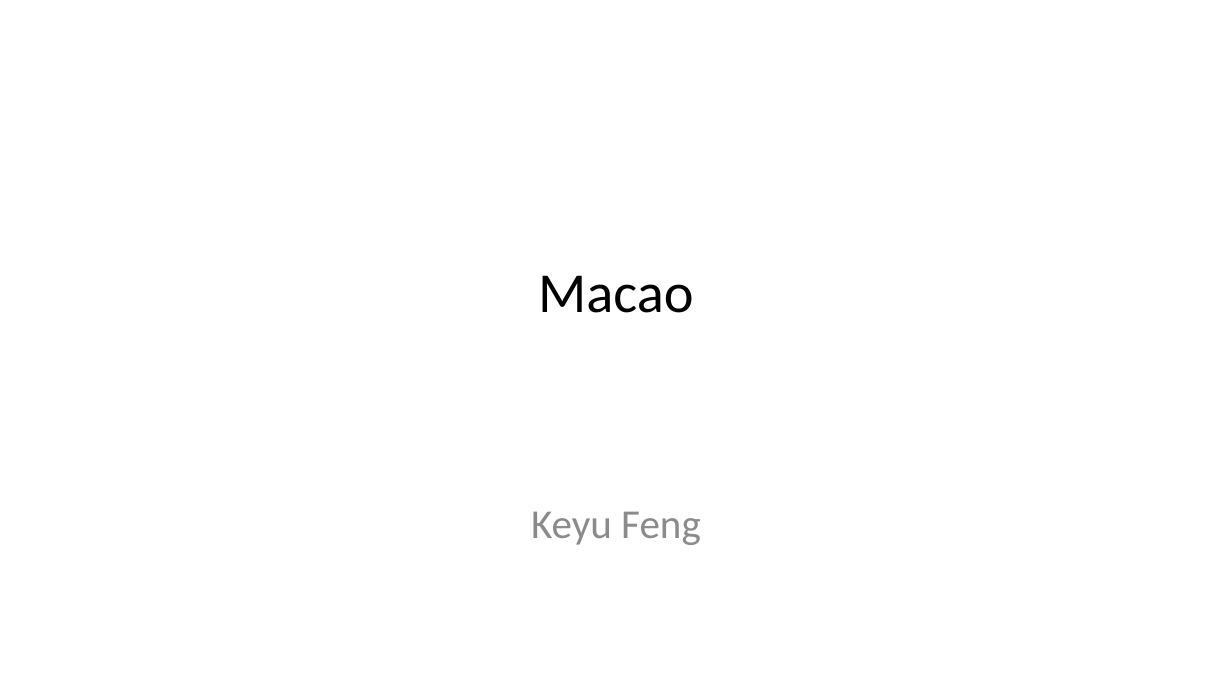
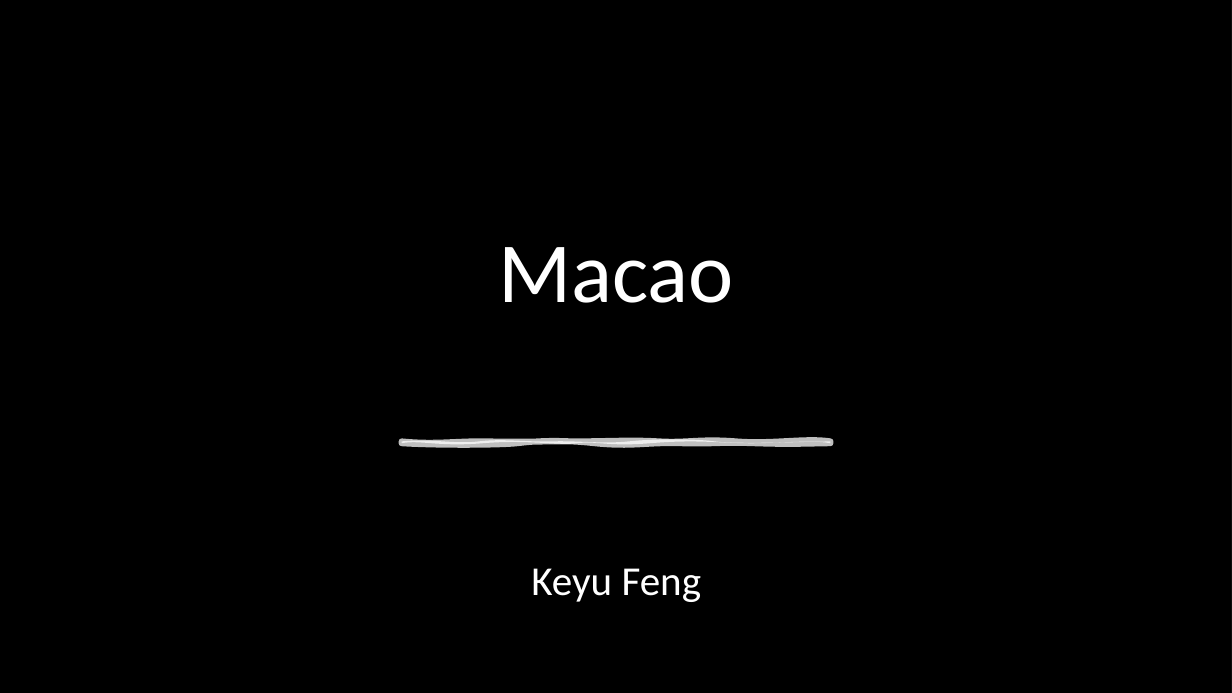
Before and after one commit to Keyu234/615-Final-Project, a slide deck: slide 1 of Macao.pptx. Drawn at 1232x693 pixels with LibreOffice and Linux fonts; fonts in the diff are those of the drawing; background and template pictures are left out; a plain dark background stands for a picture behind light text. Boxes give left, top, right and bottom in pixels: in the first picture for what was removed or moved away, otherwise in the second. Text is boxed around its words. In the diff, an @@ line names an element or a change of style, - is before the commit and + after.

```diff
--- a/Macao.pptx
+++ b/Macao.pptx
@@ background #FFFFFF to picture (left out) @@
@@ rectangle added at [0,0,1232,692], fill #000000 @@
@@ title "Macao": place and size @@
-title "Macao" at [538,275,693,313]
+title "Macao" at [498,247,734,303]
@@ title "Macao" at [498,247,734,303]: size 33 to 50 pt, text colour #000000 to #FFFFFF @@
@@ freeform shape added at [402,441,830,442], fill #FFFFFF at 75% opacity, outline #FFFFFF 3.5 pt @@
@@ subtitle "Keyu Feng": place and size @@
-subtitle "Keyu Feng" at [531,511,701,545]
+subtitle "Keyu Feng" at [531,568,702,602]
@@ subtitle "Keyu Feng" at [531,568,702,602]: text colour #8C8C8C to #FFFFFF; line spacing 1 to 0.9 @@
```
